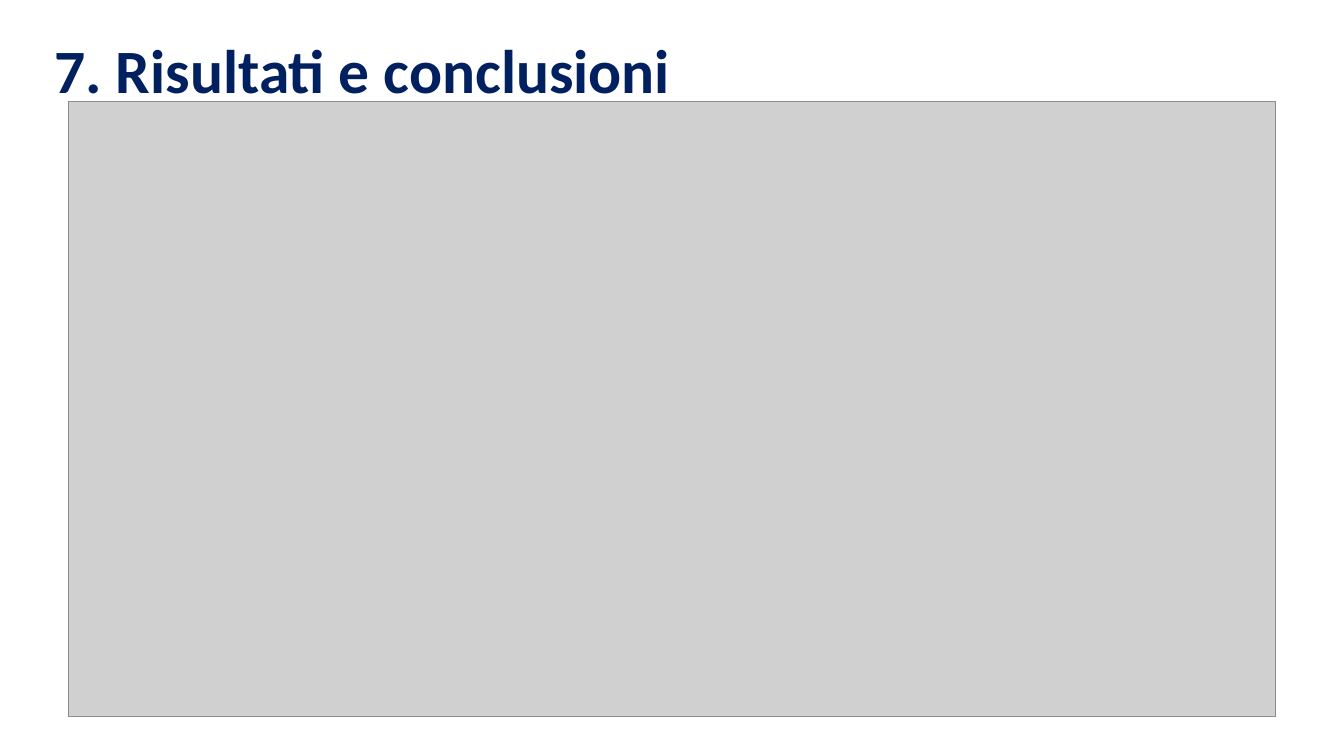
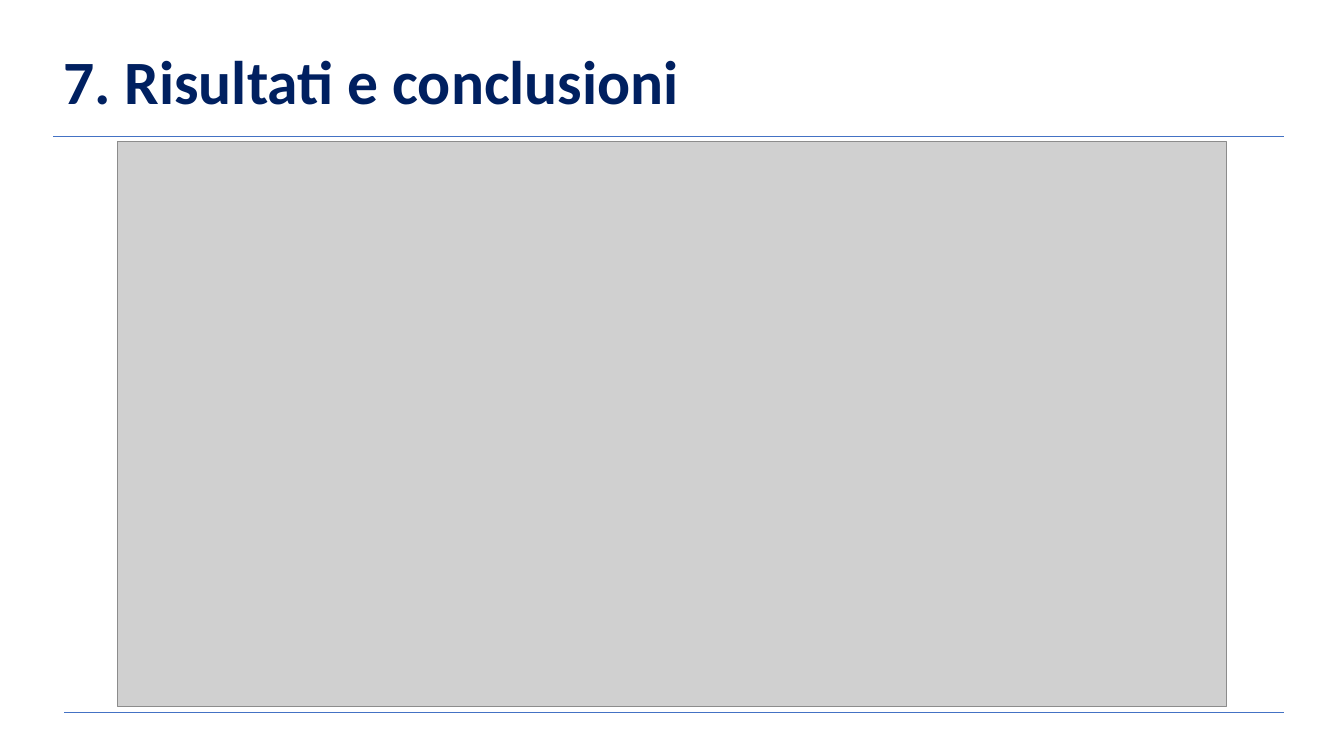
Before and after one commit to BernardoGiordano/NelderMeadMethod, a slide deck: slide 16 of writeup/Slides.pptx (slide 15 before the commit). Drawn at 1344x756 pixels with LibreOffice and Linux fonts; fonts in the diff are those of the drawing; grey boxes stand for pictures; background and template pictures are left out. Boxes give left, top, right and bottom in pixels: in the first picture for what was removed or moved away, otherwise in the second. Text is boxed around its words. In the diff, an @@ line names an element or a change of style, - is before the commit and + after.

Commit message:
Slides

```diff
--- a/writeup/Slides.pptx
+++ b/writeup/Slides.pptx
@@ title "7. Risultati e conclusioni" rewrapped from [54,49,670,107] to [63,60,678,105] @@
@@ line added from (53, 136) to (1284, 136), #4472C4 0.5 pt @@
@@ picture: place and size @@
-picture at [69,101,1276,716]
+picture at [118,141,1227,707]
@@ line added from (65, 713) to (1284, 713), #4472C4 0.5 pt @@
```
Also in this commit, not shown: 5 other slides changed, 1 slide added.
